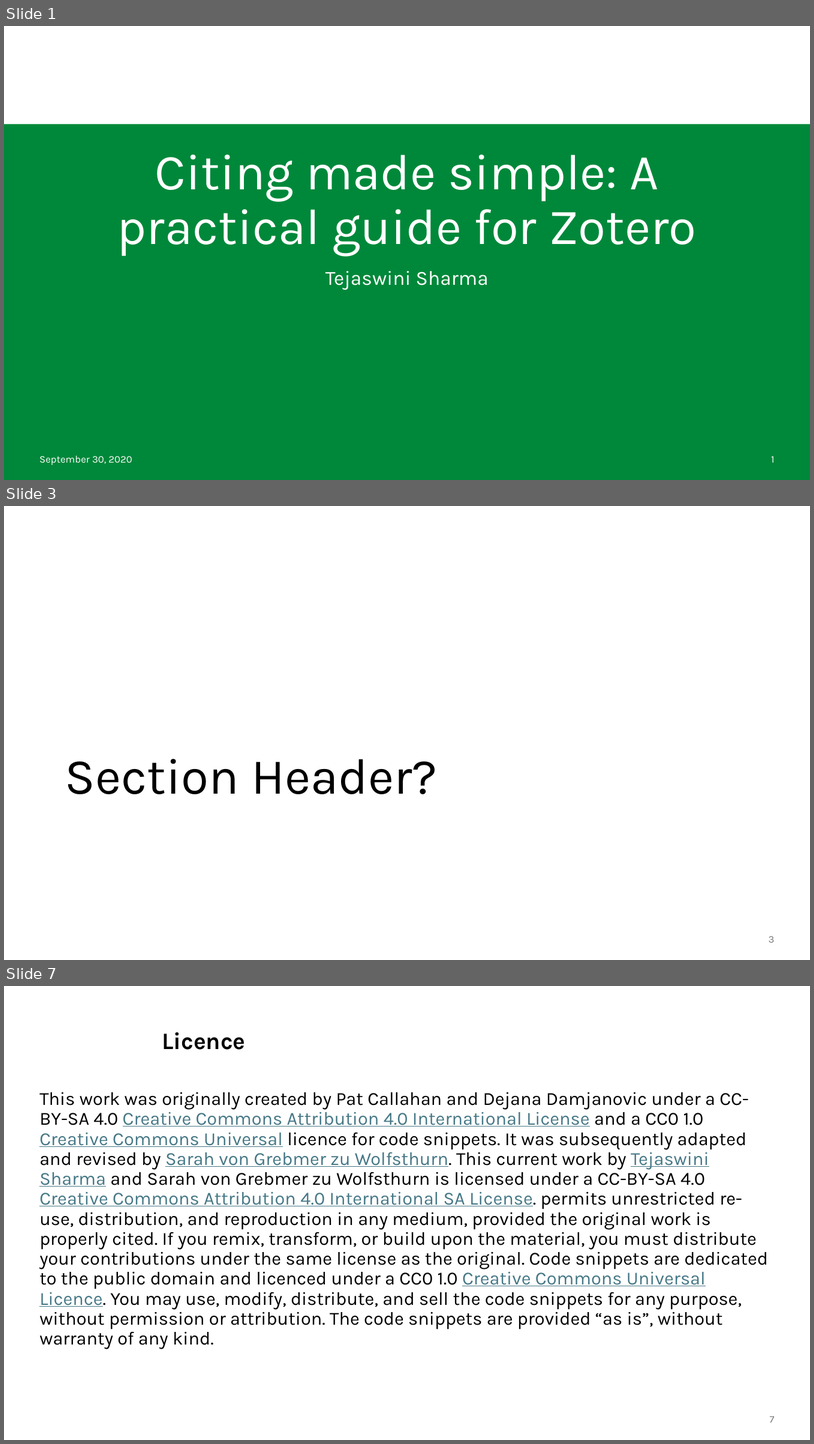
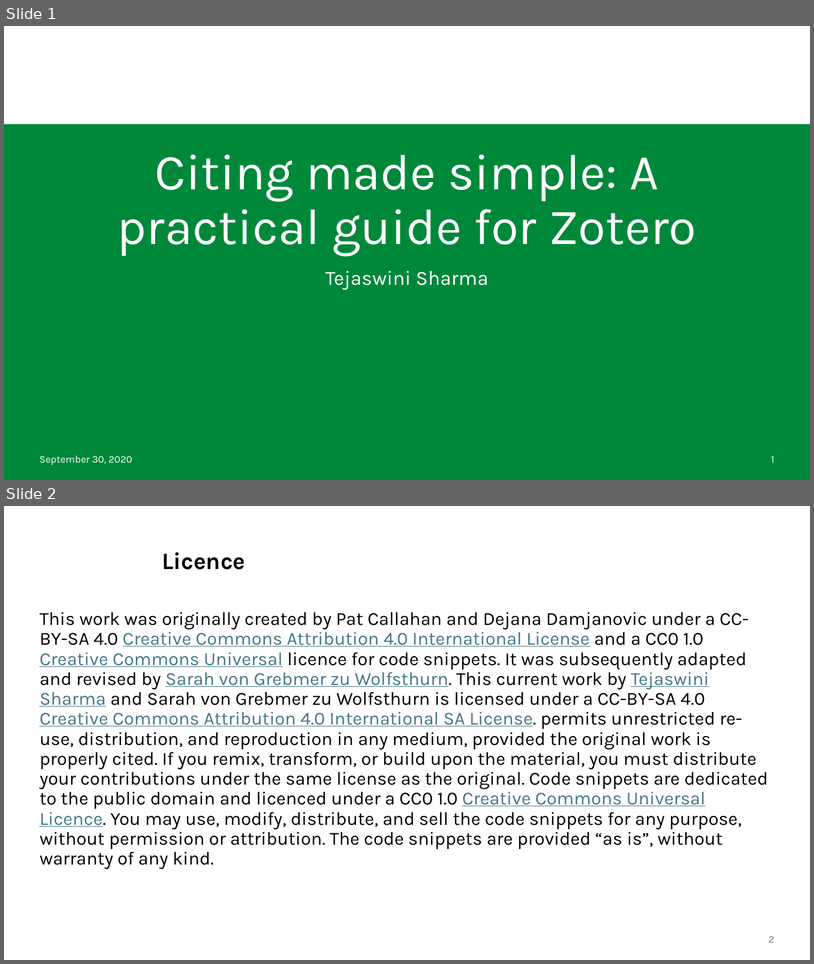
Before and after one commit to lmu-osc/train-the-trainer-test-repo-separate-slidedeck-zenodo, a slide deck: lmu-branded-test.pptx. Shown one above the other, each under a label of ours: slides 1, 3 and 7 before the commit, slides 1 and 2 after it; the slides between them are not shown. The pictures are 814x1444 and 814x964 pixels, drawn with LibreOffice and Linux fonts; fonts in the diff are those of the drawing; background and template pictures are left out. Boxes give left, top, right and bottom in pixels: in the first picture for what was removed or moved away, otherwise in the second. Text is boxed around its words. In the diff, an @@ line names an element or a change of style, - is before the commit and + after.

```diff
--- a/lmu-branded-test.pptx
+++ b/lmu-branded-test.pptx
@@ slide 3 removed at bbox=[4, 506, 810, 960], background #FFFFFF @@
@@ title removed at bbox=[65, 759, 437, 794] @@
-Section Header?
@@ page number removed at bbox=[769, 936, 775, 942] @@
-3
@@ what was slide 7 is now slide 2 @@
@@ page number at bbox=[769, 936, 775, 942]: text changed @@
-7
+2
```
Also in this commit, not shown: 1 slide added, 5 other slides removed, 18 other files.
